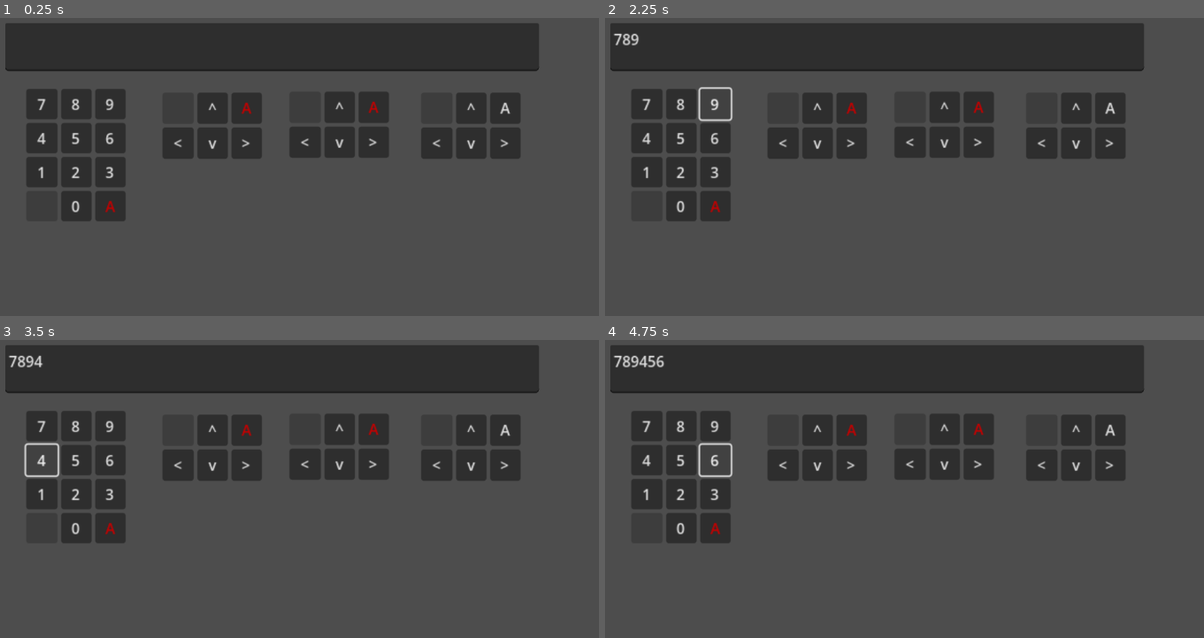
Above: before the commit, frames 1-4 (two rows, left to right).
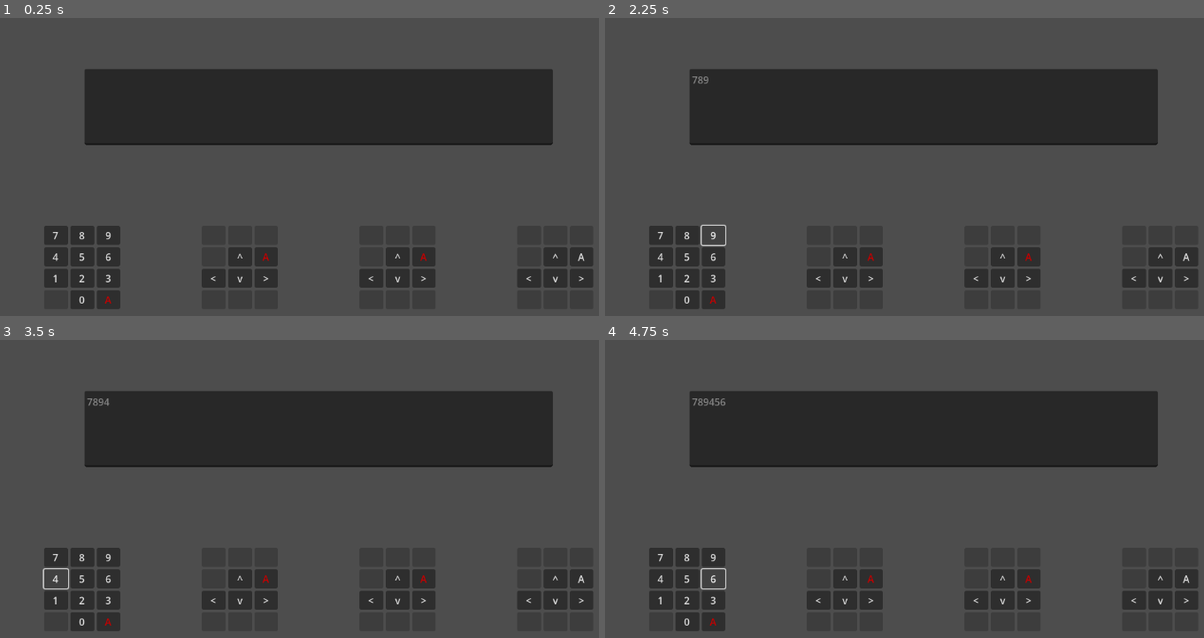
Above: after the commit, the same moments.

Repository: LihMeh/aoc2024day21game
Game: Godot game, scene res://main.tscn
Same seed, same stepped clock (60 frames per second), same inputs: the game is played once before the commit and once after it.
Inputs:
- Up to frame 1 (0.25 s): no input
- Up to frame 2 (2.25 s): click "7" at 0.5 s; click "8" at 1.25 s; click "9" at 2 s
- Up to frame 3 (3.5 s): click "4" at 2.75 s
- Up to frame 4 (4.75 s): click "5" at 3.5 s; click "6" at 4.25 s

The runs differ from the first frame. In frame 1, 38% of the frame differs, in the area x 0-99%, y 1-98%; in frame 2, 38%; in frame 3, 37%; in frame 4, 37%.

Commit message:
Fix layout

Diff:
--- a/project/keypad.tscn
+++ b/project/keypad.tscn
@@ -7,8 +7,9 @@
 anchors_preset = -1
 anchor_right = 1.0
 anchor_bottom = 1.383
-offset_right = -1044.0
-offset_bottom = -824.184
+offset_top = -3.0
+offset_right = -1038.0
+offset_bottom = -757.184
 grow_horizontal = 2
 grow_vertical = 2
 size_flags_horizontal = 3
@@ -16,6 +17,24 @@
 theme = ExtResource("1_sgbsu")
 columns = 3
 script = ExtResource("2_1kf3q")
+
+[node name="Blank5" type="Button" parent="."]
+layout_mode = 2
+size_flags_horizontal = 3
+size_flags_vertical = 3
+disabled = true
+
+[node name="Blank6" type="Button" parent="."]
+layout_mode = 2
+size_flags_horizontal = 3
+size_flags_vertical = 3
+disabled = true
+
+[node name="Blank7" type="Button" parent="."]
+layout_mode = 2
+size_flags_horizontal = 3
+size_flags_vertical = 3
+disabled = true
 
 [node name="Blank" type="Button" parent="."]
 layout_mode = 2
@@ -54,6 +73,24 @@
 size_flags_vertical = 3
 text = ">"
 
+[node name="Blank2" type="Button" parent="."]
+layout_mode = 2
+size_flags_horizontal = 3
+size_flags_vertical = 3
+disabled = true
+
+[node name="Blank3" type="Button" parent="."]
+layout_mode = 2
+size_flags_horizontal = 3
+size_flags_vertical = 3
+disabled = true
+
+[node name="Blank4" type="Button" parent="."]
+layout_mode = 2
+size_flags_horizontal = 3
+size_flags_vertical = 3
+disabled = true
+
 [connection signal="pressed" from="BtnUp" to="." method="_on_btn_up_pressed"]
 [connection signal="pressed" from="BtnA" to="." method="_on_btn_a_pressed"]
 [connection signal="pressed" from="BtnLeft" to="." method="_on_btn_left_pressed"]
--- a/project/main.gd
+++ b/project/main.gd
@@ -6,5 +6,5 @@
 # A: <v<A >A >^AAA vA <^A >A
 
 func _on_numpad_button_pressed(val):
-	var output = $Output as TextEdit
+	var output = find_child("Output") as TextEdit
 	output.text = output.text + val
--- a/project/main.tscn
+++ b/project/main.tscn
@@ -11,58 +11,93 @@
 anchor_bottom = 1.0
 grow_horizontal = 2
 grow_vertical = 2
-scale = Vector2(1.5, 1.5)
 script = ExtResource("1_gahdi")
 
-[node name="Numpad" parent="." instance=ExtResource("1_db84o")]
+[node name="VBoxContainer" type="VBoxContainer" parent="."]
 layout_mode = 1
-offset_left = 66.0
-offset_top = 107.0
-offset_right = -978.0
-offset_bottom = -645.184
-grow_horizontal = 1
-grow_vertical = 1
+anchors_preset = 15
+anchor_right = 1.0
+anchor_bottom = 1.0
+grow_horizontal = 2
+grow_vertical = 2
 
-[node name="Output" type="TextEdit" parent="."]
-layout_mode = 0
-offset_left = 43.0
-offset_top = 35.0
-offset_right = 622.0
-offset_bottom = 87.0
-scale = Vector2(1.00185, 1.012)
+[node name="MarginContainer2" type="MarginContainer" parent="VBoxContainer"]
+layout_mode = 2
+size_flags_vertical = 3
 
-[node name="Keypad" parent="." instance=ExtResource("3_t1y8p")]
-layout_mode = 1
-offset_left = 214.0
-offset_top = 111.0
-offset_right = -830.0
-offset_bottom = -713.184
-grow_horizontal = 1
-grow_vertical = 1
+[node name="HBoxContainer2" type="HBoxContainer" parent="VBoxContainer"]
+layout_mode = 2
+size_flags_vertical = 3
 
-[node name="Keypad2" parent="." instance=ExtResource("3_t1y8p")]
-layout_mode = 1
-offset_left = 352.0
-offset_top = 110.0
-offset_right = -692.0
-offset_bottom = -714.184
-grow_horizontal = 1
-grow_vertical = 1
+[node name="MarginContainer" type="MarginContainer" parent="VBoxContainer/HBoxContainer2"]
+layout_mode = 2
+size_flags_horizontal = 3
+size_flags_vertical = 3
 
-[node name="Keypad3" parent="." instance=ExtResource("3_t1y8p")]
-layout_mode = 1
-offset_left = 495.0
-offset_top = 111.0
-offset_right = -549.0
-offset_bottom = -713.184
-grow_horizontal = 1
-grow_vertical = 1
+[node name="Output" type="TextEdit" parent="VBoxContainer/HBoxContainer2"]
+layout_mode = 2
+size_flags_horizontal = 3
+size_flags_vertical = 3
+size_flags_stretch_ratio = 4.0
+editable = false
+
+[node name="MarginContainer2" type="MarginContainer" parent="VBoxContainer/HBoxContainer2"]
+layout_mode = 2
+size_flags_horizontal = 3
+size_flags_vertical = 3
+
+[node name="MarginContainer" type="MarginContainer" parent="VBoxContainer"]
+layout_mode = 2
+size_flags_vertical = 3
+
+[node name="HBoxContainer" type="HBoxContainer" parent="VBoxContainer"]
+layout_mode = 2
+size_flags_vertical = 3
+
+[node name="MarginContainer" type="MarginContainer" parent="VBoxContainer/HBoxContainer"]
+layout_mode = 2
+size_flags_horizontal = 3
+
+[node name="Numpad" parent="VBoxContainer/HBoxContainer" instance=ExtResource("1_db84o")]
+layout_mode = 2
+
+[node name="MarginContainer2" type="MarginContainer" parent="VBoxContainer/HBoxContainer"]
+layout_mode = 2
+size_flags_horizontal = 3
+
+[node name="Keypad" parent="VBoxContainer/HBoxContainer" instance=ExtResource("3_t1y8p")]
+layout_mode = 2
+size_flags_vertical = 1
+
+[node name="MarginContainer3" type="MarginContainer" parent="VBoxContainer/HBoxContainer"]
+layout_mode = 2
+size_flags_horizontal = 3
+
+[node name="Keypad2" parent="VBoxContainer/HBoxContainer" instance=ExtResource("3_t1y8p")]
+layout_mode = 2
+size_flags_vertical = 1
+
+[node name="MarginContainer4" type="MarginContainer" parent="VBoxContainer/HBoxContainer"]
+layout_mode = 2
+size_flags_horizontal = 3
+
+[node name="Keypad3" parent="VBoxContainer/HBoxContainer" instance=ExtResource("3_t1y8p")]
+layout_mode = 2
+size_flags_vertical = 1
 is_need_activation = false
 
-[connection signal="on_button_pressed" from="Numpad" to="." method="_on_numpad_button_pressed"]
-[connection signal="confirm" from="Keypad" to="Numpad" method="confirm"]
-[connection signal="move" from="Keypad" to="Numpad" method="move"]
-[connection signal="confirm" from="Keypad2" to="Keypad" method="on_confirm"]
-[connection signal="move" from="Keypad2" to="Keypad" method="on_move"]
-[connection signal="confirm" from="Keypad3" to="Keypad2" method="on_confirm"]
-[connection signal="move" from="Keypad3" to="Keypad2" method="on_move"]
+[node name="MarginContainer5" type="MarginContainer" parent="VBoxContainer/HBoxContainer"]
+layout_mode = 2
+size_flags_horizontal = 3
+
+[node name="MarginContainer3" type="MarginContainer" parent="VBoxContainer"]
+layout_mode = 2
+size_flags_vertical = 3
+
+[connection signal="on_button_pressed" from="VBoxContainer/HBoxContainer/Numpad" to="." method="_on_numpad_button_pressed"]
+[connection signal="confirm" from="VBoxContainer/HBoxContainer/Keypad" to="VBoxContainer/HBoxContainer/Numpad" method="confirm"]
+[connection signal="move" from="VBoxContainer/HBoxContainer/Keypad" to="VBoxContainer/HBoxContainer/Numpad" method="move"]
+[connection signal="confirm" from="VBoxContainer/HBoxContainer/Keypad2" to="VBoxContainer/HBoxContainer/Keypad" method="on_confirm"]
+[connection signal="move" from="VBoxContainer/HBoxContainer/Keypad2" to="VBoxContainer/HBoxContainer/Keypad" method="on_move"]
+[connection signal="confirm" from="VBoxContainer/HBoxContainer/Keypad3" to="VBoxContainer/HBoxContainer/Keypad2" method="on_confirm"]
+[connection signal="move" from="VBoxContainer/HBoxContainer/Keypad3" to="VBoxContainer/HBoxContainer/Keypad2" method="on_move"]
